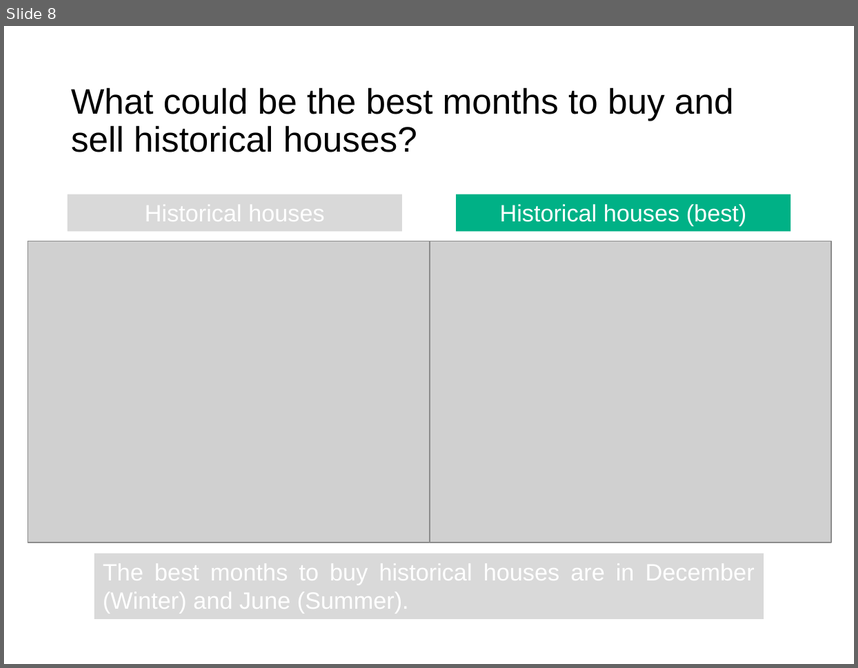
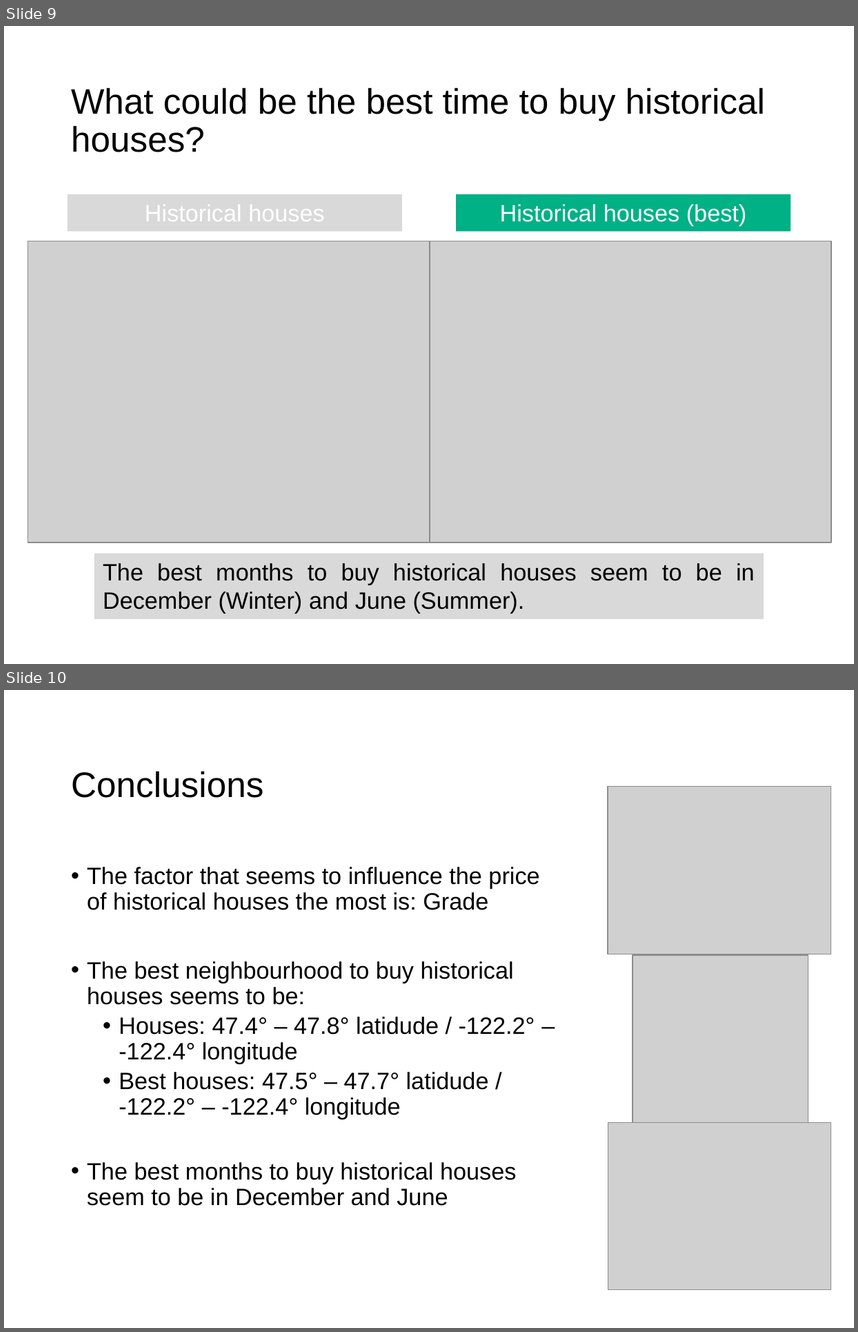
Before and after one commit to JWNowak/eda-project, a slide deck: EDA_presentation.pptx. Shown one above the other, each under a label of ours: slide 8 before the commit, slides 9 and 10 after it. The pictures are 858x668 and 858x1332 pixels, drawn with LibreOffice and Linux fonts; fonts in the diff are those of the drawing; grey boxes stand for pictures. Boxes give left, top, right and bottom in pixels: in the first picture for what was removed or moved away, otherwise in the second. Text is boxed around its words. In the diff, an @@ line names an element or a change of style, - is before the commit and + after.

```diff
--- a/EDA_presentation.pptx
+++ b/EDA_presentation.pptx
@@ slide 10 added at <box>4,690,854,1328</box>, background #FFFFFF @@
@@ title added at <box>71,771,263,798</box>, 30 pt, text #000000 @@
+Conclusions
@@ picture added at <box>608,786,831,954</box> @@
@@ text added at <box>87,867,539,1205</box>, 20 pt, text #000000 @@
+• The factor that seems to influence the price of historical houses the most is: Grade
+• The best neighbourhood to buy historical houses seems to be:
+  • Houses: 47.4° – 47.8° latidude / -122.2° – -122.4° longitude
+  • Best houses: 47.5° – 47.7° latidude / -122.2° – -122.4° longitude
+• The best months to buy historical houses seem to be in December and June
@@ picture added at <box>632,955,808,1123</box> @@
@@ picture added at <box>608,1122,831,1290</box> @@
@@ what was slide 8 is now slide 9 @@
@@ slide 9 changed as well @@
@@ title at <box>71,87,765,152</box>: text changed @@
-What could be the best months to buy and sell historical houses?
+What could be the best time to buy historical houses?
@@ text in rectangle at <box>103,563,755,613</box>: text changed; text colour #FFFFFF to #000000 @@
-The best months to buy historical houses are in December (Winter) and June (Summer).
+The best months to buy historical houses seem to be in December (Winter) and June (Summer).
```
Also in this commit, not shown: 5 other slides changed, 4 other slides added, 3 slides removed.
